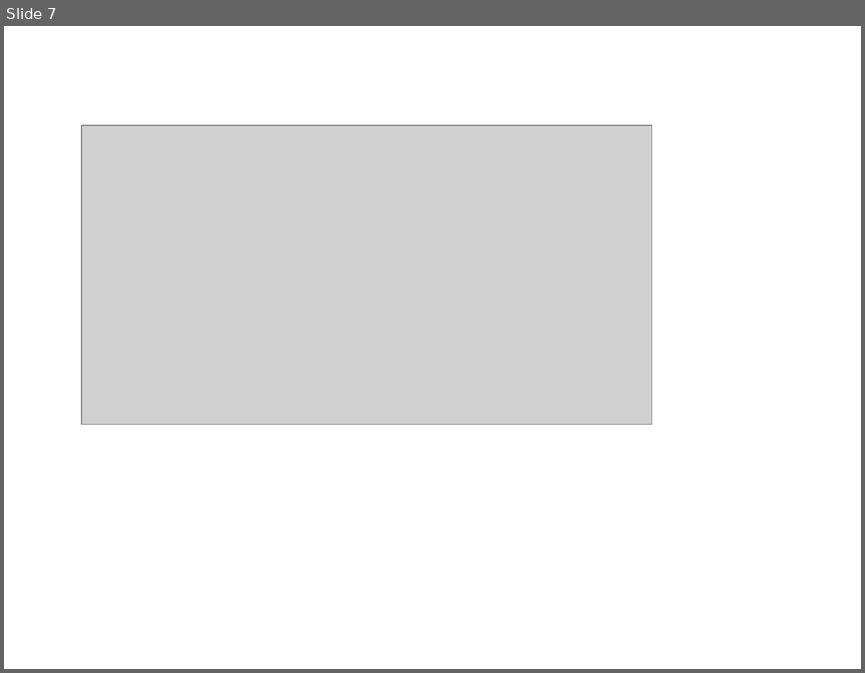
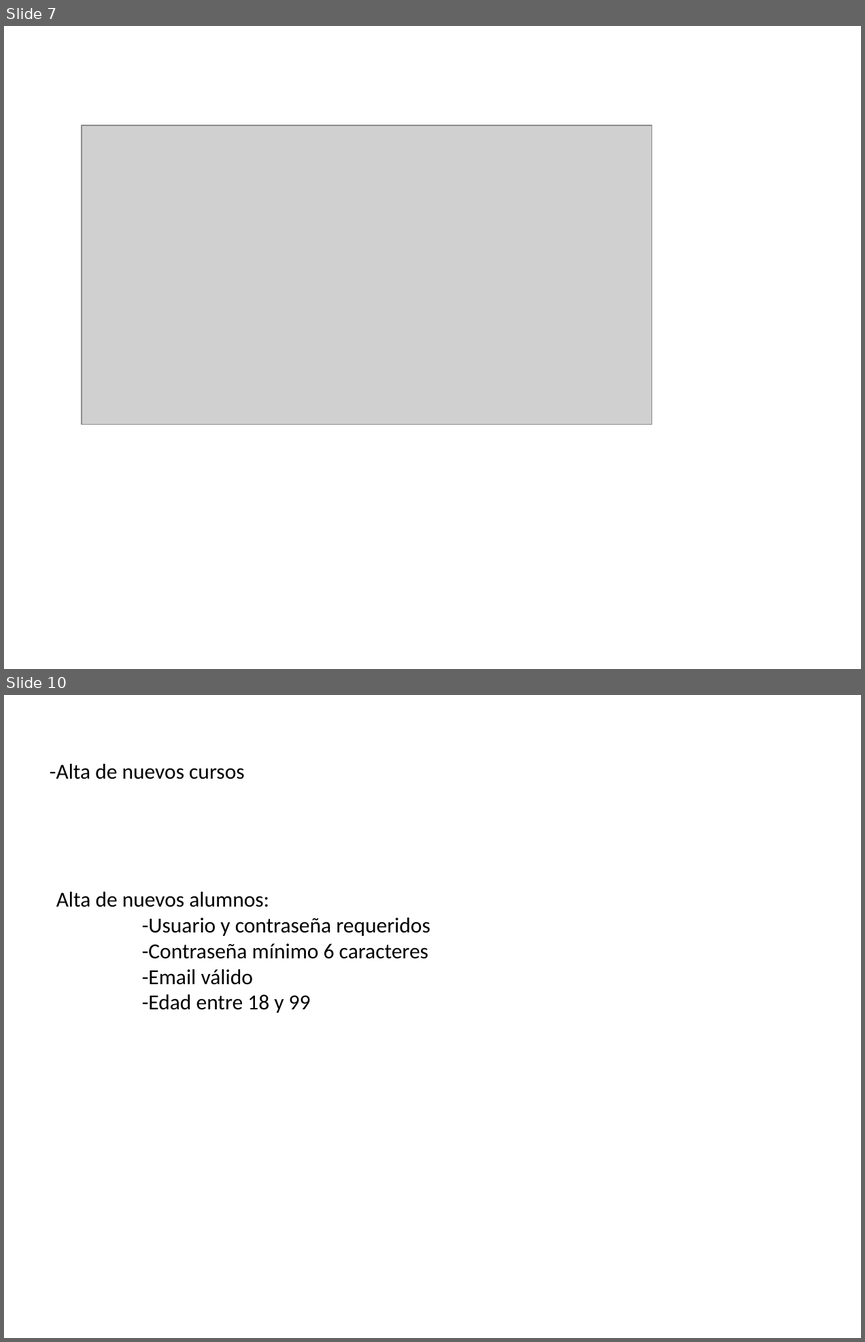
Before and after one commit to AinhoaAlonso/nestjs2025, a slide deck: pizarra.pptx. Shown one above the other, each under a label of ours: slide 7 before the commit, slides 7 and 10 after it; the slides between them are not shown. The pictures are 865x673 and 865x1342 pixels, drawn with LibreOffice and Linux fonts; fonts in the diff are those of the drawing; grey boxes stand for pictures. Boxes give left, top, right and bottom in pixels: in the first picture for what was removed or moved away, otherwise in the second. Text is boxed around its words. In the diff, an @@ line names an element or a change of style, - is before the commit and + after.

Commit message:
Nuevos ejercicios y servicio contra servicio

```diff
--- a/pizarra.pptx
+++ b/pizarra.pptx
@@ slide 10 added at (x1=4, y1=695, x2=861, y2=1338), background #FFFFFF @@
@@ text added at (x1=50, y1=764, x2=244, y2=779), 18 pt, text #000000 @@
+-Alta de nuevos cursos
@@ text added at (x1=56, y1=892, x2=430, y2=1013), 18 pt, text #000000 @@
+Alta de nuevos alumnos:
+-Usuario y contraseña requeridos
+-Contraseña mínimo 6 caracteres
+-Email válido
+-Edad entre 18 y 99
```
Also in this commit, not shown: 4 other slides added, 42 other files.
